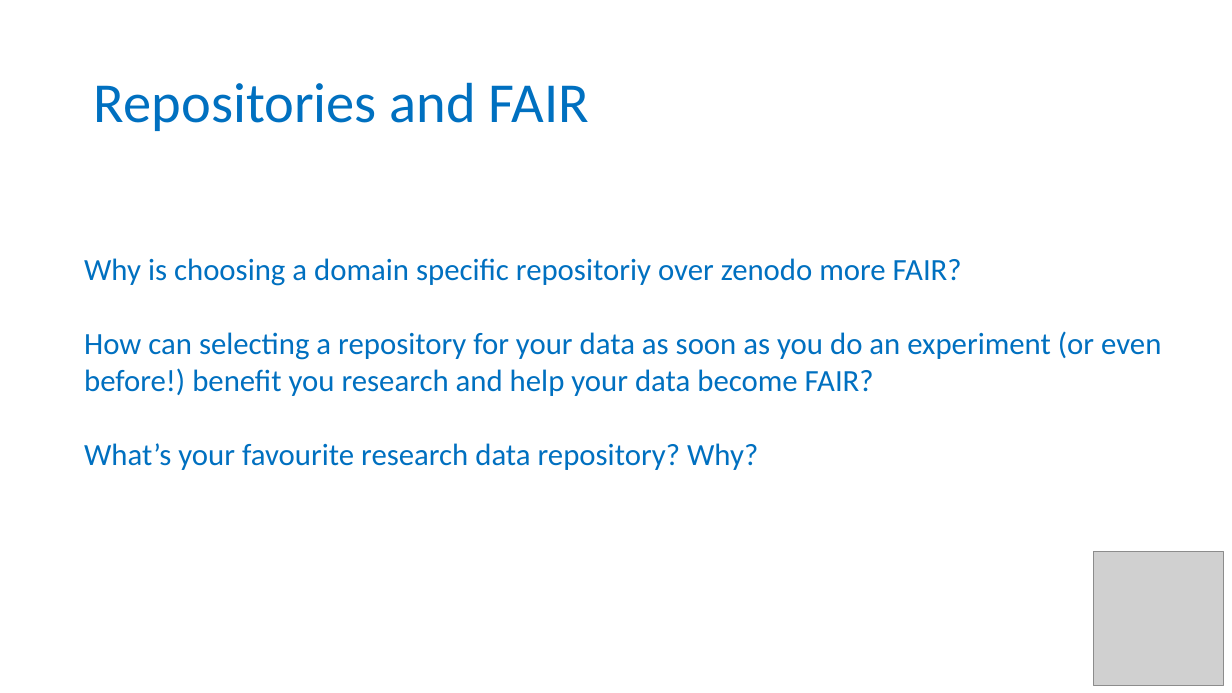
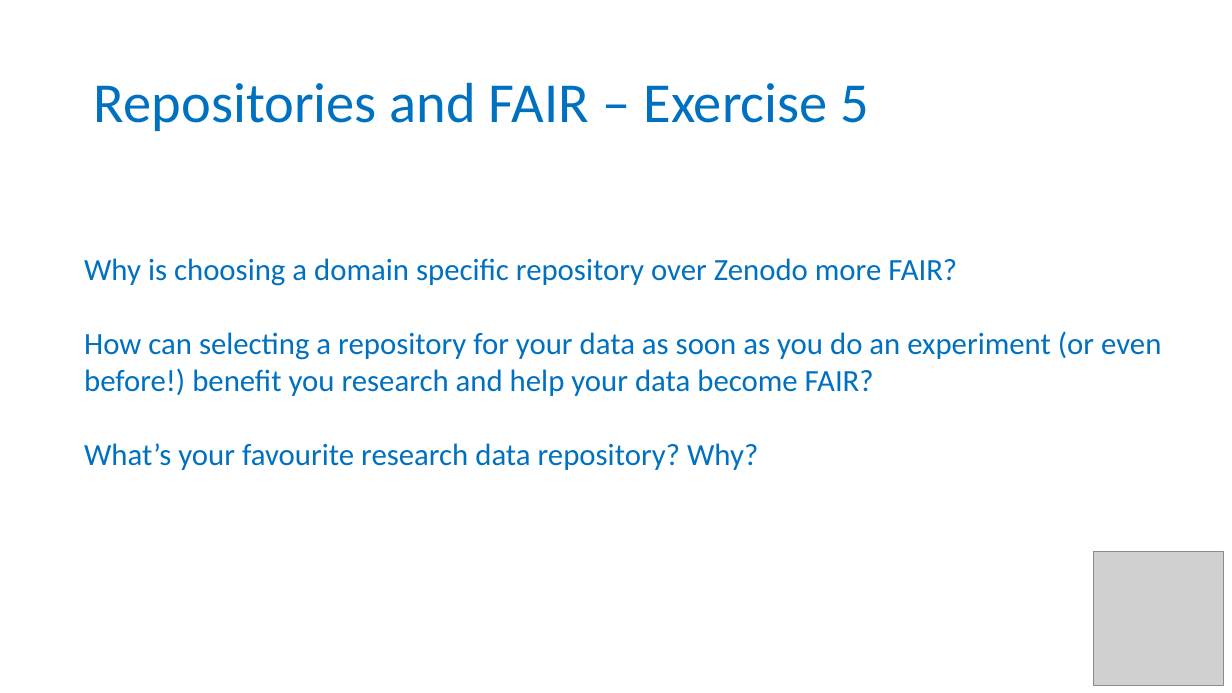
Before and after one commit to tobyhodges/solid-waddle, a slide deck: slide 26 of instructors/13-Repositories_v2.0.pptx (slide 18 before the commit). Drawn at 1232x693 pixels with LibreOffice and Linux fonts; fonts in the diff are those of the drawing; grey boxes stand for pictures; background and template pictures are left out. Boxes give left, top, right and bottom in pixels: in the first picture for what was removed or moved away, otherwise in the second. Text is boxed around its words. In the diff, an @@ line names an element or a change of style, - is before the commit and + after.

Commit message:
modified slides for data repositories

```diff
--- a/instructors/13-Repositories_v2.0.pptx
+++ b/instructors/13-Repositories_v2.0.pptx
@@ title at bbox=[94, 82, 870, 131]: text changed @@
-Repositories and FAIR
+Repositories and FAIR – Exercise 5
@@ text at bbox=[84, 258, 957, 286]: text changed @@
-Why is choosing a domain specific repositoriy over zenodo more FAIR?
+Why is choosing a domain specific repository over Zenodo more FAIR?
```
Also in this commit, not shown: 4 other slides changed, 8 slides added.
